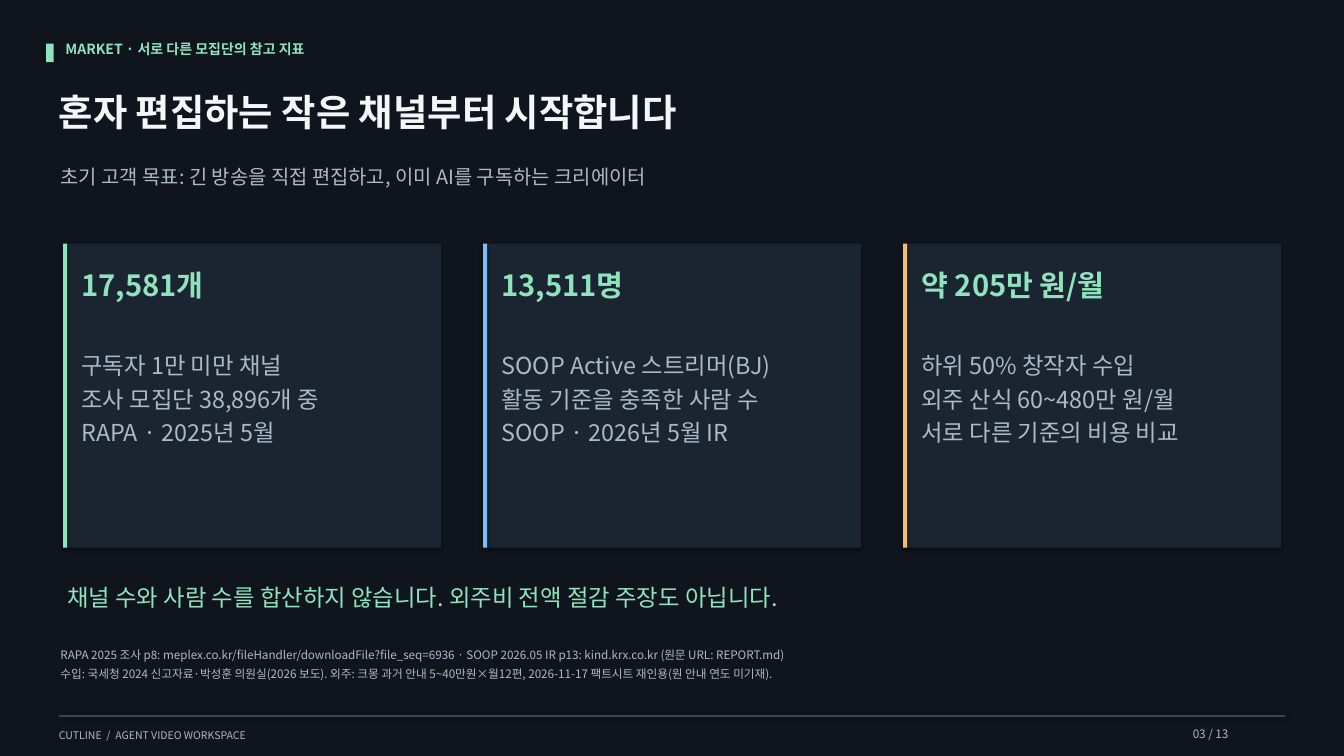
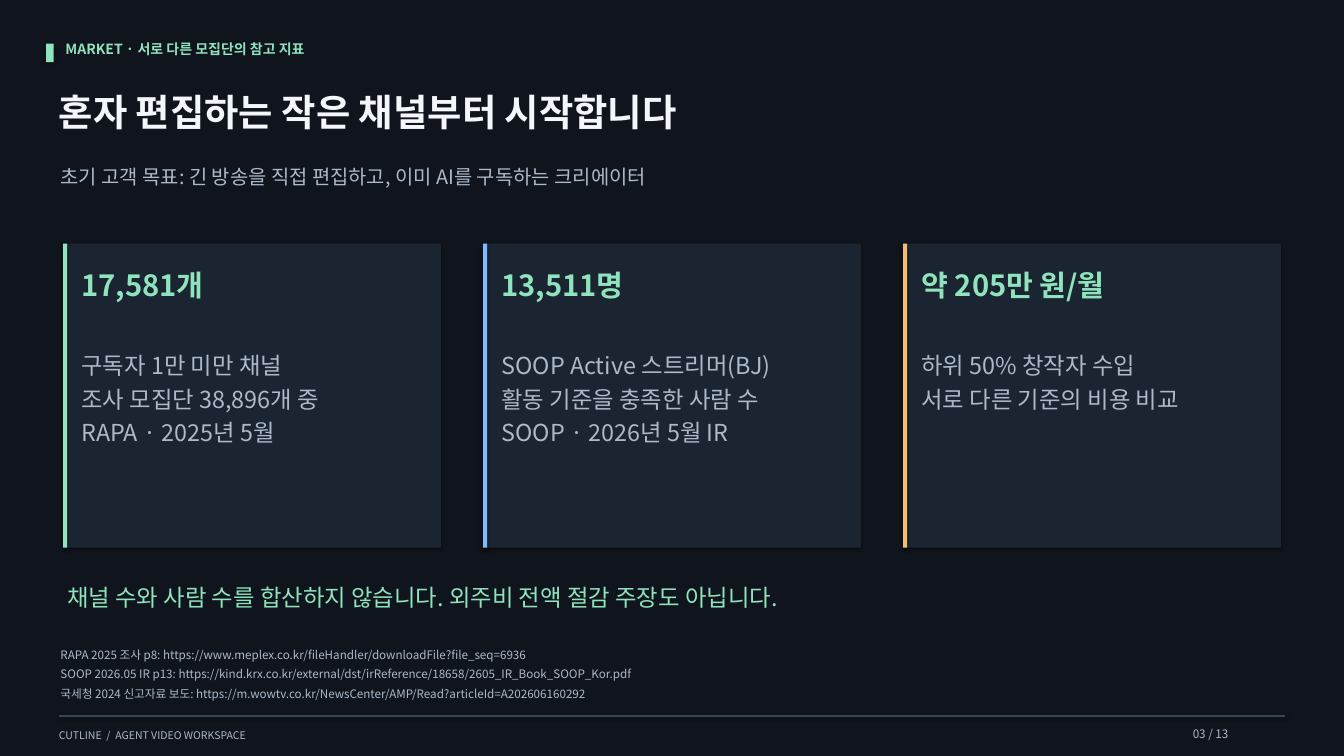
Before and after one commit to Sweet-Butters/cutline-internal, a slide deck: slide 3 of pitch/out/Cutline_pitch.pptx. Drawn at 1344x756 pixels with LibreOffice and Linux fonts; fonts in the diff are those of the drawing. Boxes give left, top, right and bottom in pixels: in the first picture for what was removed or moved away, otherwise in the second. Text is boxed around its words. In the diff, an @@ line names an element or a change of style, - is before the commit and + after.

Commit message:
Deck v3: external-audience footnotes

```diff
--- a/pitch/out/Cutline_pitch.pptx
+++ b/pitch/out/Cutline_pitch.pptx
@@ text at bbox=[921, 388, 1175, 412]: paragraph removed @@
-외주 산식 60~480만 원/월
@@ text at bbox=[60, 649, 632, 701]: text changed @@
-RAPA 2025 조사 p8: meplex.co.kr/fileHandler/downloadFile?file_seq=6936 · SOOP 2026.05 IR p13: kind.krx.co.kr (원문 URL: REPORT.md)
-수입: 국세청 2024 신고자료·박성훈 의원실(2026 보도). 외주: 크몽 과거 안내 5~40만원×월12편, 2026-11-17 팩트시트 재인용(원 안내 연도 미기재).
+RAPA 2025 조사 p8: https://www.meplex.co.kr/fileHandler/downloadFile?file_seq=6936
+SOOP 2026.05 IR p13: https://kind.krx.co.kr/external/dst/irReference/18658/2605_IR_Book_SOOP_Kor.pdf
+국세청 2024 신고자료 보도: https://m.wowtv.co.kr/NewsCenter/AMP/Read?articleId=A202606160292
```
Also in this commit, not shown: 7 other slides changed, 6 other files.
